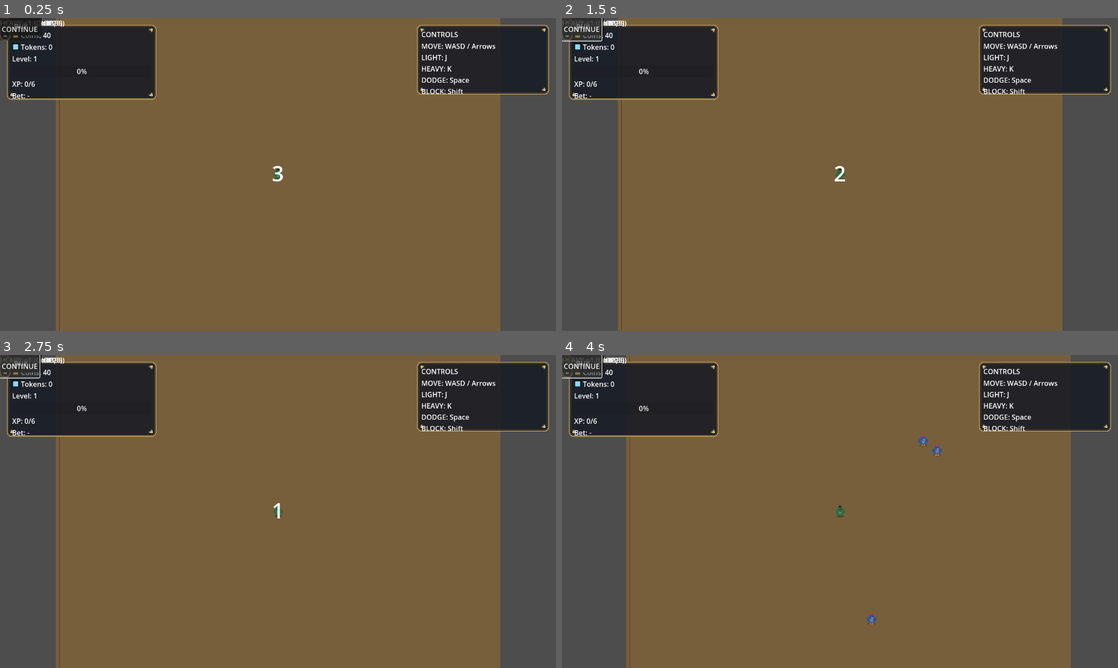
Above: before the commit, frames 1-4 (two rows, left to right).
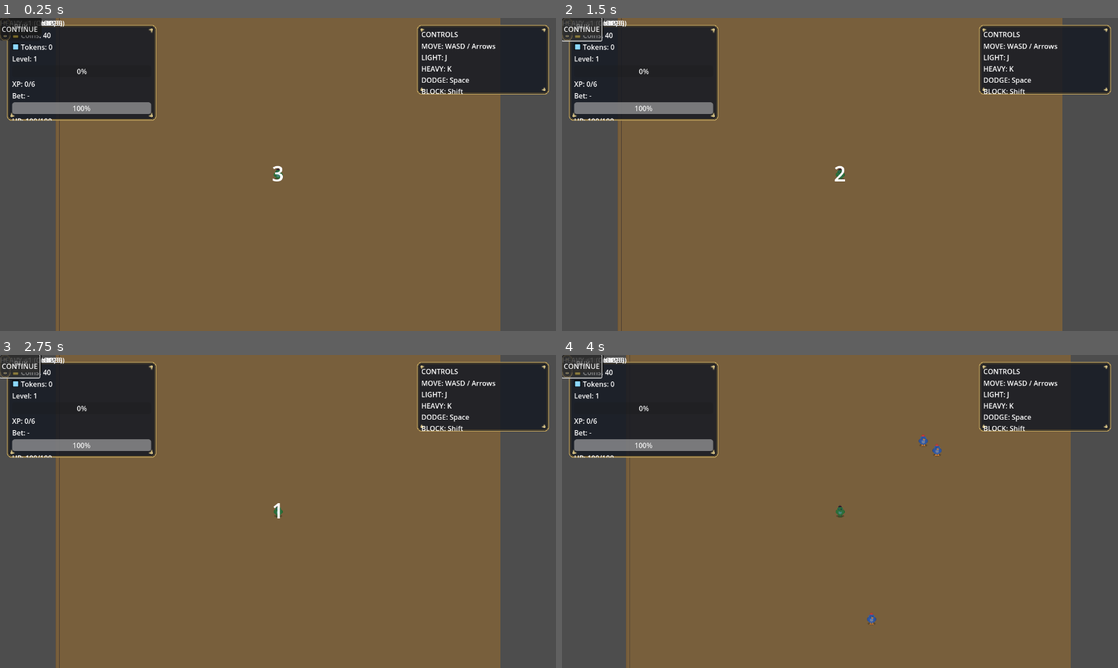
Above: after the commit, the same moments.

Repository: Faratas410/Gallicus-2.0
Game: Godot game, scene res://scenes/Main.tscn
Two runs of this game, one before a commit and one after it. Both use one fixed random seed, a clock stepped at 60 frames per second and the inputs below.
Inputs:
- Up to frame 1 (0.25 s): no input
- Up to frame 2 (1.5 s): click "CONTINUE" at 0.5 s; click "CONTINUE" at 1.25 s
- Up to frame 3 (2.75 s): click "BUY" at 2 s
- Up to frame 4 (4 s): click "BUY" at 2.75 s; click "BUY" at 3.5 s

The runs differ from the first frame. In frame 1, 2.0% of the frame differs, in the area x 1-29%, y 4-33%; in frame 2, 2.0%; in frame 3, 2.0%; in frame 4, 2.0%.

Commit message:
Fix enemy grouping and UI input issues

Diff:
--- a/scenes/UI.tscn
+++ b/scenes/UI.tscn
@@ -44,9 +44,9 @@
 offset_left = 16.0
 offset_top = 16.0
 offset_right = 360.0
-offset_bottom = 188.0
-clip_contents = true
-custom_minimum_size = Vector2(320, 172)
+offset_bottom = 236.0
+clip_contents = true
+custom_minimum_size = Vector2(320, 220)
 theme_override_styles/panel = SubResource("StyleBoxTexture_1")
 
 [node name="VBox" type="VBoxContainer" parent="HUD/Panel"]
@@ -189,6 +189,7 @@
 
 [node name="GameOverPanel" type="Panel" parent="HUD"]
 visible = false
+z_index = 95
 anchor_left = 0.5
 anchor_top = 0.5
 anchor_right = 0.5
@@ -303,7 +304,7 @@
 [node name="ModalDimmer" type="ColorRect" parent="HUD"]
 visible = false
 z_index = 90
-mouse_filter = 1
+mouse_filter = 2
 anchor_right = 1.0
 anchor_bottom = 1.0
 color = Color(0, 0, 0, 0.55)
--- a/scripts/Arena.gd
+++ b/scripts/Arena.gd
@@ -85,6 +85,7 @@
 	for i in range(count):
 		var enemy := enemy_scene.instantiate() as Node2D
 		add_child(enemy)
+		enemy.add_to_group("enemies")
 		if OS.is_debug_build() and i == 0:
 			var enemy_script: Script = enemy.get_script()
 			var enemy_script_path: String = ""
@@ -118,6 +119,7 @@
 	await get_tree().create_timer(0.2).timeout
 	var enemy := enemy_scene.instantiate() as Node2D
 	add_child(enemy)
+	enemy.add_to_group("enemies")
 	enemy.global_position = Vector2(120.0, 0.0)
 	print("Spawned enemy")
 	_apply_difficulty_to_enemy(enemy)
--- a/scripts/entities/enemy_basic.gd
+++ b/scripts/entities/enemy_basic.gd
@@ -17,16 +17,19 @@
 var max_health: int
 var touch_damage: int
 
+const TOUCH_COOLDOWN: float = 0.6
+
 var _current_health: int = 0
 var _target: Node2D = null
 var _is_dead: bool = false
 var _last_mult: float = 1.0
+var _touch_cd: float = 0.0
 
 func _ready() -> void:
 	add_to_group("enemies")
 	_reset_to_base()
 
-func _physics_process(_delta: float) -> void:
+func _physics_process(delta: float) -> void:
 	if _is_dead:
 		velocity = Vector2.ZERO
 		move_and_slide()
@@ -37,7 +40,8 @@
 		move_and_slide()
 		return
 
-	var dir := (_target.global_position - global_position).normalized()
+	_touch_cd = maxf(_touch_cd - delta, 0.0)
+	var dir: Vector2 = (_target.global_position - global_position).normalized()
 	velocity = dir * move_speed
 	move_and_slide()
 	_try_touch_damage()
@@ -71,10 +75,12 @@
 func _try_touch_damage() -> void:
 	if _target == null or not is_instance_valid(_target):
 		return
-	# Keep it simple for now (no hit-cooldown): your player can handle invuln frames if needed
+	if _touch_cd > 0.0:
+		return
 	if global_position.distance_to(_target.global_position) <= 28.0:
 		if _target.has_method("take_damage"):
 			_target.call("take_damage", touch_damage)
+			_touch_cd = TOUCH_COOLDOWN
 
 # --- Difficulty scaling API ---
 # Preferred: Arena calls this immediately after instantiation.
